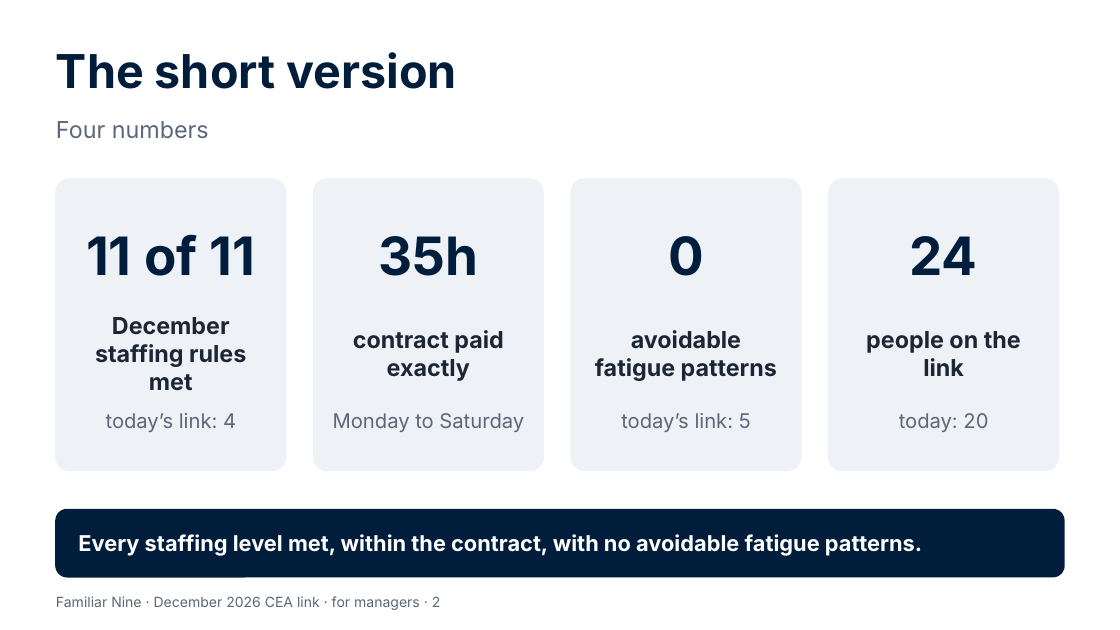
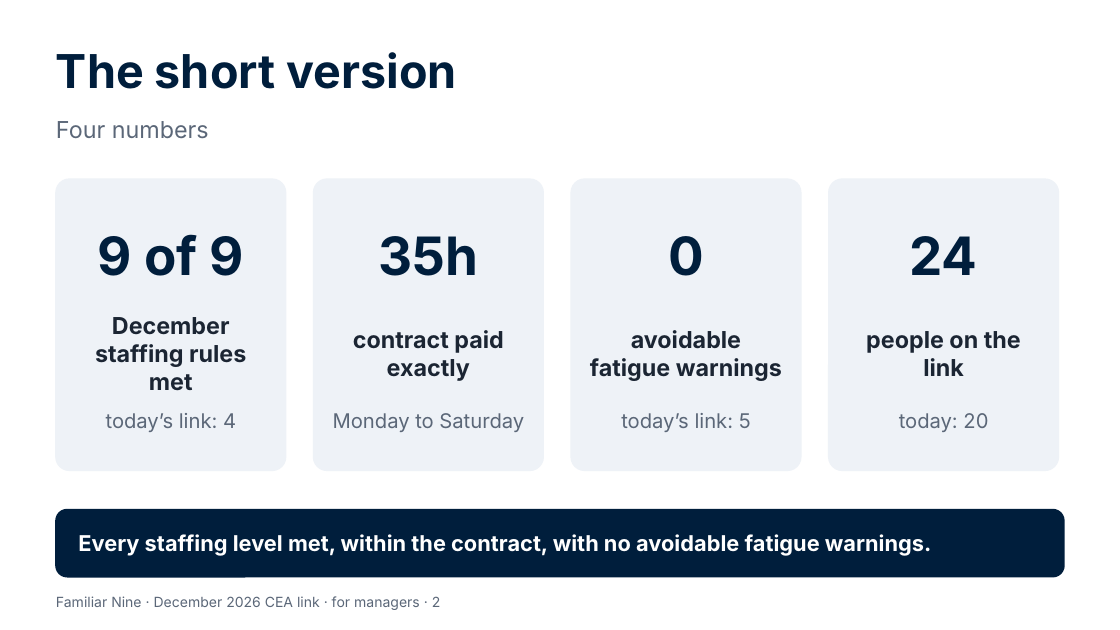
Before and after one commit to Garethdavidmiller/roster-app, a slide deck: slide 2 of docs/proposals/presentations/Familiar-Nine-for-managers.pptx. Drawn at 1120x630 pixels with LibreOffice and Linux fonts; fonts in the diff are those of the drawing. Boxes give left, top, right and bottom in pixels: in the first picture for what was removed or moved away, otherwise in the second. Text is boxed around its words. In the diff, an @@ line names an element or a change of style, - is before the commit and + after.

```diff
--- a/docs/proposals/presentations/Familiar-Nine-for-managers.pptx
+++ b/docs/proposals/presentations/Familiar-Nine-for-managers.pptx
@@ text at <box>97,234,244,276</box>: text changed @@
-11 of 11
+9 of 9
@@ text at <box>590,330,782,381</box>: text changed @@
-avoidable fatigue patterns
+avoidable fatigue warnings
@@ text at <box>78,534,932,556</box>: text changed @@
-Every staffing level met, within the contract, with no avoidable fatigue patterns.
+Every staffing level met, within the contract, with no avoidable fatigue warnings.
```
Also in this commit, not shown: 3 other slides changed, 25 other files.
